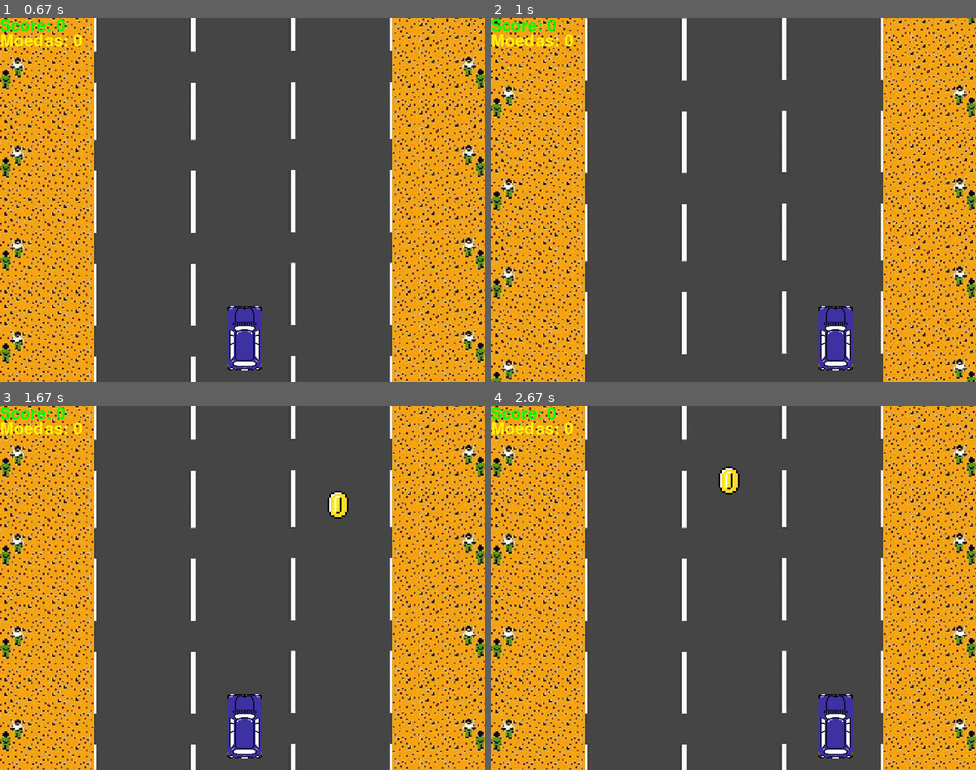
Above: before the commit, frames 1-4 (two rows, left to right).
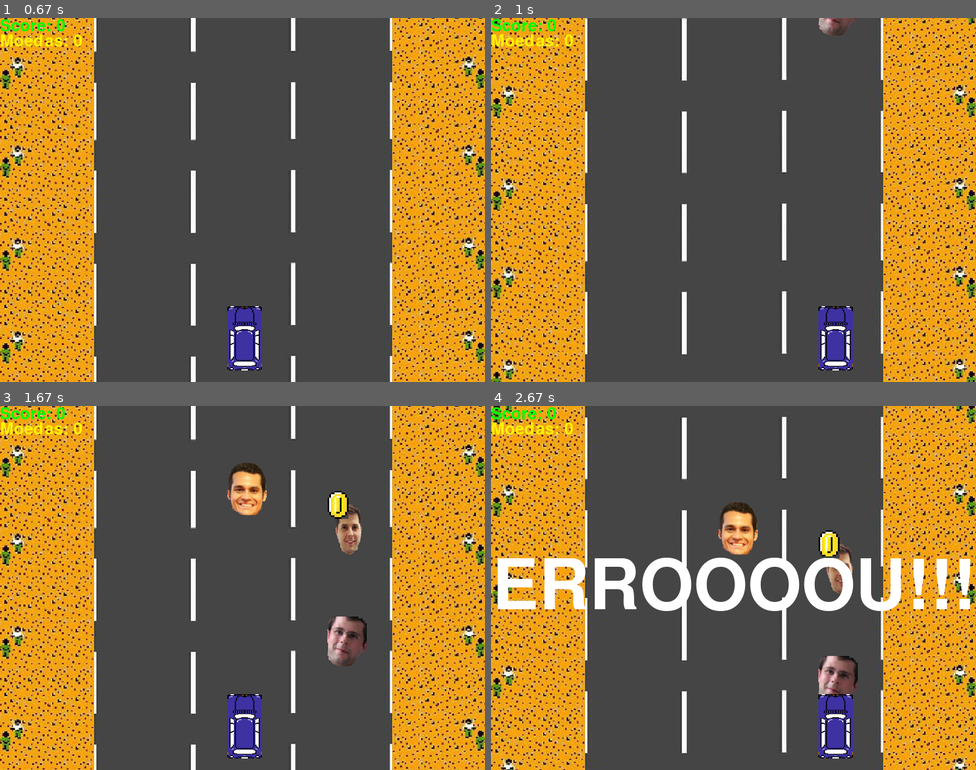
Above: after the commit, the same moments.

Repository: davidengelstein/ProjetoFinal_Davids_Vitors
Game: pygame game, started from Game7.py
Same seed, same stepped clock (60 frames per second), same inputs: the game is played once before the commit and once after it.
Inputs (mouse positions are in pixels of both pictures, inside the frame that each line leads up to):
- Up to frame 1 (0.67 s): click "PLAY" at 0.38 s
- Up to frame 2 (1 s): hold Right from 0.67 s (still down); move the mouse to (714, 214) at 0.7 s
- Up to frame 3 (1.67 s): release Right at 1.13 s; hold Left from 1.17 s (still down)
- Up to frame 4 (2.67 s): release Left at 1.7 s; hold Right 1.73-2.13 s

Frame 1 is identical in both runs. In frame 2, 0.2% of the frame differs, in the area x 67-76%, y 0-5%; in frame 3, 2.2%; in frame 4, 35%, in the area x 0-100%, y 0-100%.

Commit message:
BUGS EM CLASSE QUASE 100% ARRUMADOS

Diff:
--- a/Game7.py
+++ b/Game7.py
@@ -223,10 +223,54 @@
     carY = 106
     Score = 0
     Moedas = 0
+    class personagens:
+        def __init__(self,titulo1,titulo2):
+            self.titulo1 = titulo1
+            self.titulo2 = titulo2
+
+        def posiniper(self,random1,random2):
+            self.titulo1 = random.choice([210,375,540])
+            self.titulo2 = random.randrange(random1,random2)
+
+        def posper2(self,random3,random4):
+            if self.titulo2 > altura_da_tela:
+                self.titulo2 = 0 - random.randrange(random3,random4)
+                self.titulo1 = random.choice([210,375,540])
+                global Score
+                Score += 1
+
+        def crash(self):
+            if car_positionY < self.titulo2 + prof_altura and car_positionY + carY >= self.titulo2 + 60: #Este e o próximo if realizam todas as possíveis opções de colisão com o bloco. São expressões matemáticas
+                if car_positionX > self.titulo1 and car_positionX < self.titulo1 + prof_largura or car_positionX + carX > self.titulo1 and car_positionX + carX < self.titulo1 + prof_largura:
+                    bater()
+
+        def crash2 (self,value):
+            if car_positionY < self.titulo2 + prof_altura and car_positionY + carY >= self.titulo2 + 60: #Este e o próximo if realizam todas as possíveis opções de colisão com o bloco. São expressões matemáticas
+                if car_positionX > self.titulo1 and car_positionX < self.titulo1 + prof_largura or car_positionX + carX > self.titulo1 and car_positionX + carX < self.titulo1 + prof_largura:
+                    Score += value
+
+    lor = personagens('posição_lourençoX','posição_lourençoY')
+    mir = personagens('posição_mirandaX','posição_mirandaY')
+    orf = personagens('posição_orfaliX','posição_orfaliY')
+    fred = personagens('posição_fredX','posição_fredY')
+    had = personagens('posição_haddadX','posição_haddadY')
+    vin = personagens('posição_viniciusX','posição_viniciusY')
+    hel = personagens('posição_heloisaX','posição_heloisaY')
+
+    lor.posiniper(-2000,0)
+    mir.posiniper(-3000,0)
+    orf.posiniper(-2000,0)
+    fred.posiniper(-2500,0)
+    had.posiniper(-10000,0)
+    vin.posiniper(-5000,0)
+    hel.posiniper(-2500,0)
 
     Não_Rodar_Jogo = False
 
     while not Não_Rodar_Jogo:
+
+
+
 
         for tecla in pygame.event.get():
 
@@ -247,46 +291,9 @@
                 elif car_positionX == 540 and tecla.key == pygame.K_LEFT:
                     car_positionX = 375
 
-        class personagens:
-            def __init__(self,titulo1,titulo2):
-                self.titulo1 = titulo1
-                self.titulo2 = titulo2
-
-            def posiniper(self,random1,random2):
-                self.titulo1 = random.choice([210,375,540])
-                self.titulo2 = random.randrange(random1,random2)
-
-            def posper2(self,random3,random4):
-                if self.titulo2 > altura_da_tela:
-                    self.titulo2 = 0 - random.randrange(random3,random4)
-                    self.titulo1 = random.choice([210,375,540])
-                    Score += 1
-
-            def crash(self):
-                if car_positionY < self.titulo2 + prof_altura and car_positionY + carY >= self.titulo2 + 60: #Este e o próximo if realizam todas as possíveis opções de colisão com o bloco. São expressões matemáticas
-                      if car_positionX > self.titulo1 and car_positionX < self.titulo1 + prof_largura or car_positionX + carX > self.titulo1 and car_positionX + carX < self.titulo1 + prof_largura:
-                          bater()
-
-            def crash2 (self,value):
-                if car_positionY < self.titulo2 + prof_altura and car_positionY + carY >= self.titulo2 + 60: #Este e o próximo if realizam todas as possíveis opções de colisão com o bloco. São expressões matemáticas
-                      if car_positionX > self.titulo1 and car_positionX < self.titulo1 + prof_largura or car_positionX + carX > self.titulo1 and car_positionX + carX < self.titulo1 + prof_largura:
-                        Score += value
-
-        lor = personagens('posição_lourençoX','posição_lourençoY')
-        mir = personagens('posição_mirandaX','posição_mirandaY')
-        orf = personagens('posição_orfaliX','posição_orfaliY')
-        fred = personagens('posição_fredX','posição_fredY')
-        had = personagens('posição_haddadX','posição_haddadY')
-        vin = personagens('posição_viniciusX','posição_viniciusY')
-        hel = personagens('posição_heloisaX','posição_heloisaY')
-
-        lor.posiniper(-2000,0)
-        mir.posiniper(-3000,0)
-        orf.posiniper(-2000,0)
-        fred.posiniper(-2500,0)
-        had.posiniper(-10000,0)
-        vin.posiniper(-5000,0)
-        hel.posiniper(-2500,0)
+
+
+
 
 
         fundo(posição_inicial_fundo_x,posição_inicial_fundo_y)
